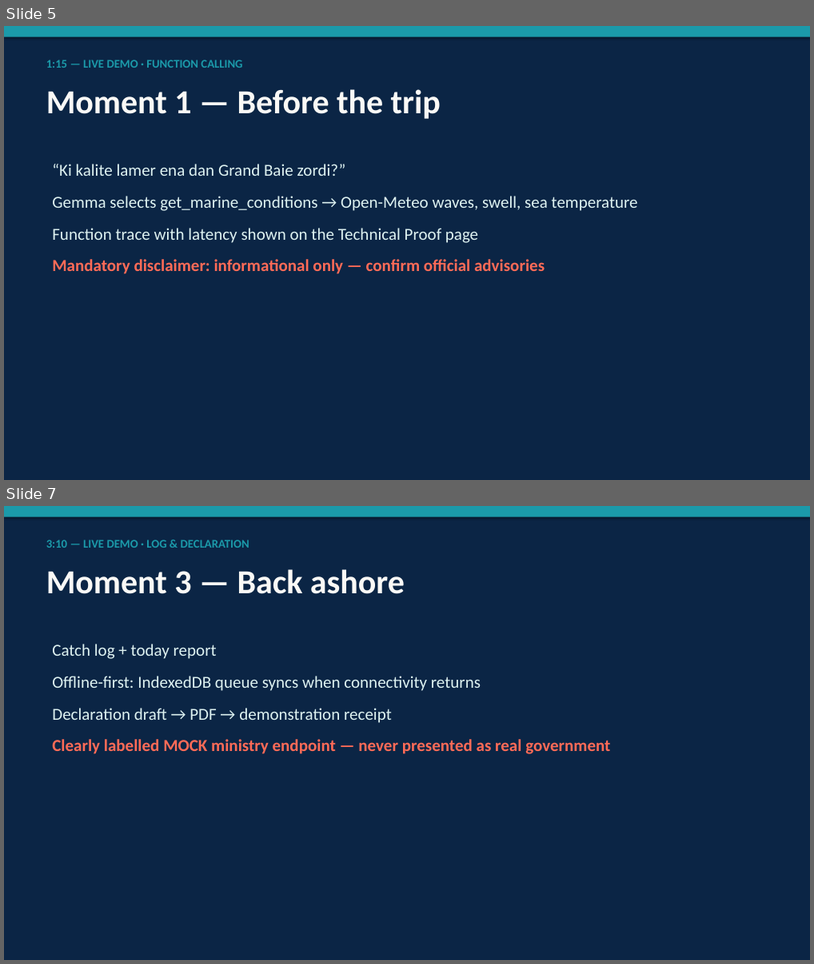
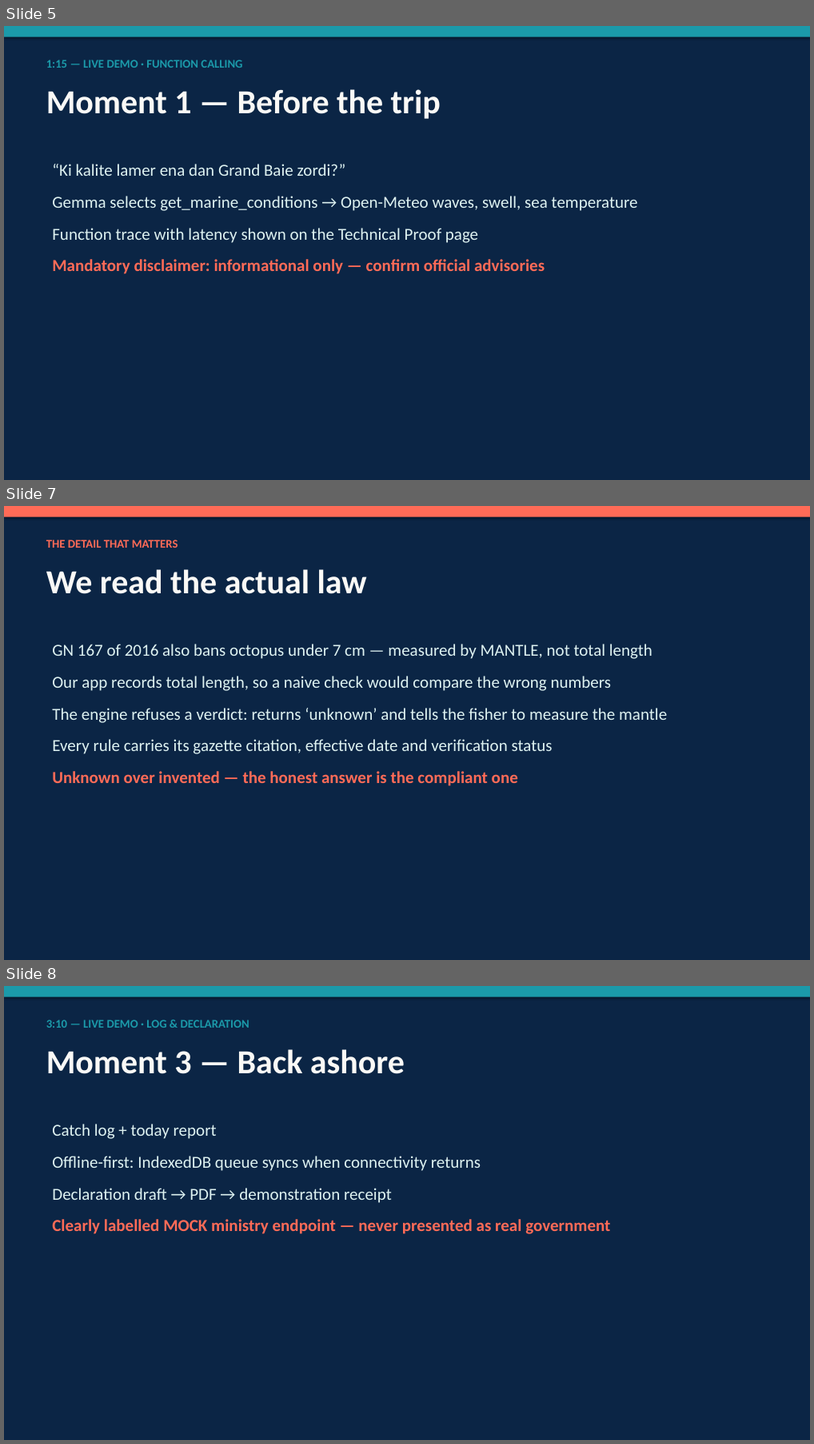
Before and after one commit to Sahil-singh11/HackathonMDX, a slide deck: presentation/Lamer_Konekte_5_Minute.pptx. Shown one above the other, each under a label of ours: slides 5 and 7 before the commit, slides 5, 7 and 8 after it; the slides between them are not shown. The pictures are 814x964 and 814x1444 pixels, drawn with LibreOffice and Linux fonts; fonts in the diff are those of the drawing. Boxes give left, top, right and bottom in pixels: in the first picture for what was removed or moved away, otherwise in the second. Text is boxed around its words. In the diff, an @@ line names an element or a change of style, - is before the commit and + after.

```diff
--- a/presentation/Lamer_Konekte_5_Minute.pptx
+++ b/presentation/Lamer_Konekte_5_Minute.pptx
@@ slide 7 added at (x1=4, y1=506, x2=810, y2=960), background #0B2545 @@
@@ rectangle added at (x1=4, y1=506, x2=810, y2=517), fill #FF6B57 @@
@@ text added at (x1=46, y1=540, x2=178, y2=548), 14 pt, text #FF6B57, bold @@
+THE DETAIL THAT MATTERS
@@ text added at (x1=46, y1=569, x2=367, y2=594), 40 pt, text #FAF9F6, bold @@
+We read the actual law
@@ text added at (x1=52, y1=644, x2=667, y2=786), 20 pt, text #DEF2F1 @@
+GN 167 of 2016 also bans octopus under 7 cm — measured by MANTLE, not total length
+Our app records total length, so a naive check would compare the wrong numbers
+The engine refuses a verdict: returns ‘unknown’ and tells the fisher to measure the mantle
+Every rule carries its gazette citation, effective date and verification status
+Unknown over invented — the honest answer is the compliant one
@@ what was slide 7 is now slide 8 @@
```
Also in this commit, not shown: 4 slides changed, 5 other files.
